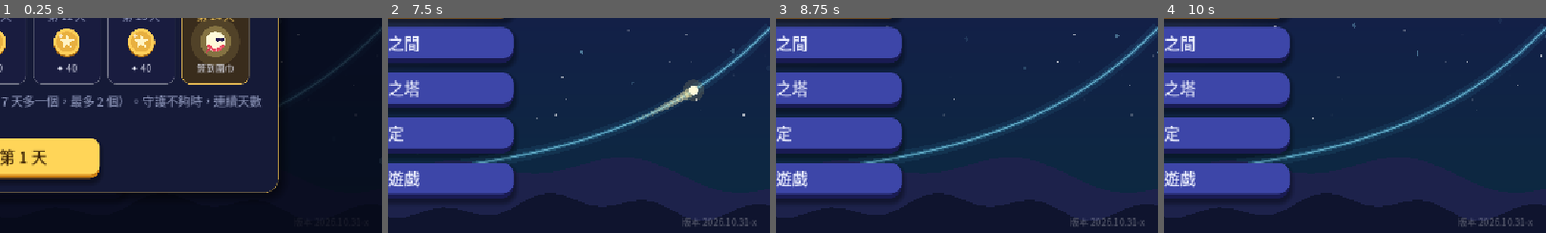
Above: before the commit, frames 1-4 (left to right).
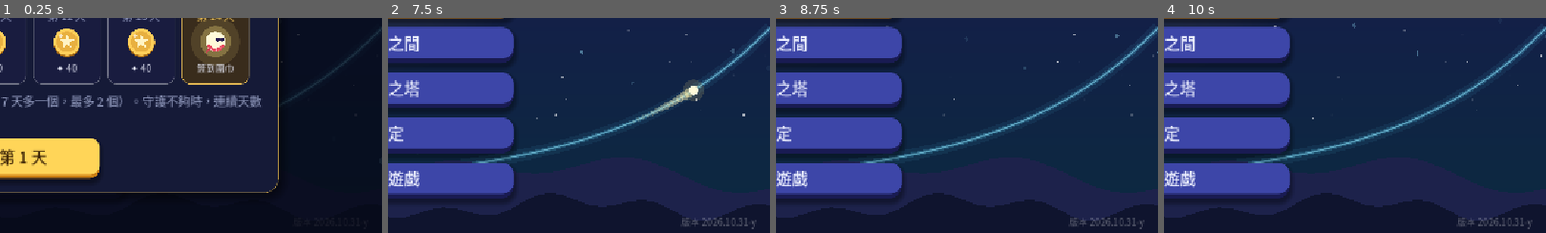
Above: after the commit, the same moments.

Repository: sam2068csie/light-spirit-journey
Game: Godot game, scene res://main_menu.tscn
Same seed, same stepped clock (60 frames per second), same inputs: the game is played once before the commit and once after it.
Inputs (mouse positions are % of the whole screen's width and height, from its top left):
- Up to frame 1 (0.25 s): no input
- Up to frame 2 (7.5 s): click "開始冒險" at 0.5 s; click "開始冒險" at 1.25 s; click "修煉之間" at 2 s; click "終焉之塔" at 2.75 s; click "設定" at 3.5 s; click "離開遊戲" at 4.25 s; click "每日任務" at 5 s; click "光靈扭蛋" at 5.75 s; click "光靈衣櫃" at 6.5 s; click "✕" at 7.25 s
- Up to frame 3 (8.75 s): tap Enter at 8 s; drag from (50, 50) to (60, 28) at 8.02 s
- Up to frame 4 (10 s): drag from (30, 55) to (45, 70) at 8.77 s; move the mouse to (60, 28) at 9.52 s; hold Right from 9.53 s (still down); tap 9 at 9.6 s
The pictures show only the part of the screen within x 50-100%, y 50-100%; the shares and areas given below are measured in that part.

The runs differ from the first frame. In frame 2, 0.1% of the frame differs, in the area x 77-97%, y 92-99%; in frame 3, 0.1%; in frame 4, 0.1%.

Commit message:
三角函數地圖：羅盤礁放大、和角羅盤名牌移到羅盤上方、倍角鏡池名牌往外移，避免擠在一起 (BUILD 2026.10.31-y)
Co-Authored-By: Claude Opus 5.5 <noreply@anthropic.com>
Claude-Session: https://claude.ai/code/session_01RombajUyooAJ6yvir5uviP

Diff:
--- a/data/game.gd
+++ b/data/game.gd
@@ -560,7 +560,7 @@
 
 const DQ := preload("daily_quests.gd")
 ## 版本號（主畫面右下角會顯示）：每次交給你新的檔案時更新，方便確認手機上裝的是不是最新版
-const BUILD := "2026.10.31-x"
+const BUILD := "2026.10.31-y"
 
 
 ## 讀取各單元的資料；舊存檔（還沒有單元的版本）的今日修煉、終焉之塔紀錄搬到「指數與對數」
--- a/data/trig_map.gd
+++ b/data/trig_map.gd
@@ -34,7 +34,7 @@
 const X_END := 1210.0
 ## 羅盤礁：海岸往上爬的地方（一個週期的位置）鼓起來的圓形礁石，上面是兩層轉盤
 const CP := Vector2(WX0 + PER, WY)
-const DR := 62.0
+const DR := 70.0
 
 ## 七座聖地。kind：ring（圓環上，角度範圍 a）、coast（海岸上，x 範圍）、dial（羅盤礁的左半／右半＋那一段海岸）
 const SITES := [
@@ -42,8 +42,8 @@
 	{"id": "G2", "kind": "ring", "a": Vector2(-PI / 2.0, PI / 2.0), "at": 0.85, "lab": Vector2(0, -86)},
 	{"id": "G3", "kind": "coast", "x": Vector2(WX0, 640.0), "at": WX0 + PER * 0.25, "lab": Vector2(0, -86)},
 	{"id": "G4", "kind": "coast", "x": Vector2(640.0, 845.0), "at": WX0 + PER * 0.75, "lab": Vector2(0, -86)},
-	{"id": "G5", "kind": "dial", "side": -1.0, "x": Vector2(845.0, CP.x), "off": Vector2(-34, 20), "lab": Vector2(-96, -62)},
-	{"id": "G6", "kind": "dial", "side": 1.0, "x": Vector2(CP.x, 905.0), "off": Vector2(34, -14), "lab": Vector2(96, 74)},
+	{"id": "G5", "kind": "dial", "side": -1.0, "x": Vector2(845.0, CP.x), "off": Vector2(-38, 22), "lab": Vector2(-10, -132)},
+	{"id": "G6", "kind": "dial", "side": 1.0, "x": Vector2(CP.x, 905.0), "off": Vector2(38, -16), "lab": Vector2(104, 84)},
 	{"id": "G7", "kind": "coast", "x": Vector2(905.0, X_END), "at": WX0 + PER * 1.25, "lab": Vector2(0, -112)},
 ]
 
